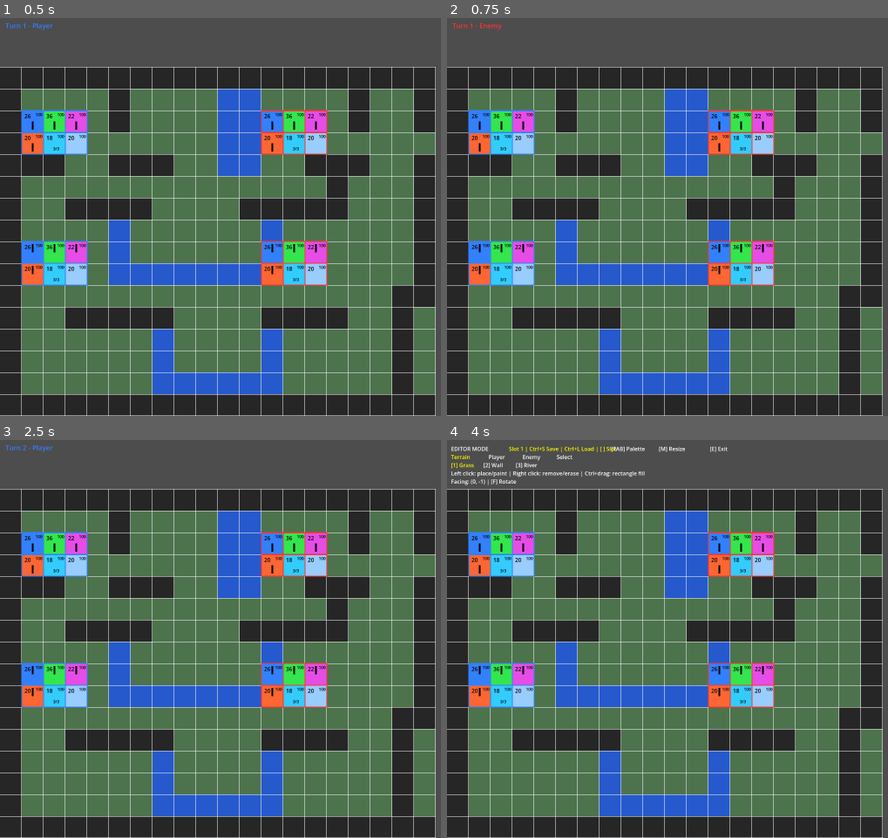
Above: before the commit, frames 1-4 (two rows, left to right).
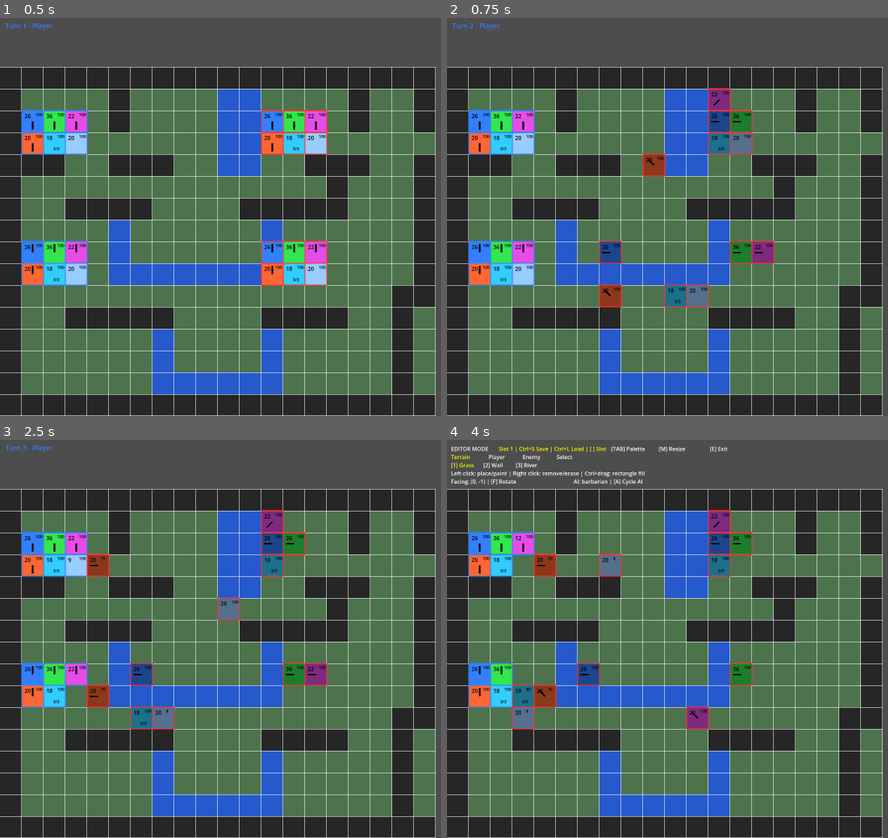
Above: after the commit, the same moments.

Repository: TimeToSolo/Grid-tactics-prototype
Game: Godot game, scene res://main.tscn
Two runs of this game, one before a commit and one after it. Both use one fixed random seed, a clock stepped at 60 frames per second and the inputs below. The project has no main scene, so this scene is started directly.
Inputs (mouse positions are in pixels of both pictures, inside the frame that each line leads up to):
- Up to frame 1 (0.5 s): no input
- Up to frame 2 (0.75 s): tap Enter at 0.5 s; move the mouse to (outside the picture) at 0.52 s; hold Right from 0.53 s (still down); tap T at 0.6 s; click (outside the picture) at 0.67 s
- Up to frame 3 (2.5 s): release Right at 1.25 s; tap Space at 1.25 s; drag from (207, 658) to (313, 718) at 1.27 s; tap Enter at 2, 2.1 s; move the mouse to (418, 551) at 2.02 s; hold Right from 2.03 s (still down); click (418, 551) at 2.17 s; tap T at 2.3 s
- Up to frame 4 (4 s): release Right at 2.75 s; tap Space at 2.75 s; drag from (760, 718) to (588, 579) at 2.77 s; tap Enter at 3.5 s; move the mouse to (outside the picture) at 3.52 s; hold A from 3.53 s (still down); tap E at 3.6 s; click (outside the picture) at 3.67 s; tap T at 3.8 s

Frame 1 is identical in both runs. In frame 2, 5.2% of the frame differs, in the area x 1-75%, y 1-73%; in frame 3, 5.8%; in frame 4, 6.7%, in the area x 11-75%, y 1-73%.

Commit message:
Implement modular AI profiles with barbarian behavior and editor AI assignment

Diff:
--- /dev/null
+++ b/ai_system.gd
@@ -0,0 +1,485 @@
+extends Node
+
+# ==================================================
+# AI SYSTEM
+# ==================================================
+# Handles automated turns for non-player teams.
+#
+# Current supported AI profiles:
+# - barbarian:
+#   - charges nearest enemy
+#   - attacks if possible
+#   - ignores coverage danger
+#
+# Future profiles:
+# - chokepoint_holder
+# - disciplined
+# - cautious_ranged
+# - support
+# - objective_guard
+# ==================================================
+
+
+func take_team_turn(
+	units: Array,
+	team: String,
+	map_data,
+	unit_query,
+	unit_logic,
+	movement_system,
+	action_system,
+	combat_logic,
+	coverage_system,
+	stamina_system
+):
+
+	var unit_ids: Array[int] = []
+
+	for unit in units:
+		if unit["team"] == team and not unit["has_acted"]:
+			unit_ids.append(unit["id"])
+
+	for unit_id in unit_ids:
+
+		var unit_index = unit_query.get_unit_index_by_id(
+			units,
+			unit_id
+		)
+
+		if unit_index == -1:
+			continue
+
+		if units[unit_index]["has_acted"]:
+			continue
+
+		take_unit_turn(
+			units,
+			unit_index,
+			map_data,
+			unit_query,
+			unit_logic,
+			movement_system,
+			action_system,
+			combat_logic,
+			coverage_system,
+			stamina_system
+		)
+
+# =========================
+# Processes one AI unit's turn
+# by dispatching to that unit's
+# assigned AI profile.
+#
+# Team controls allegiance.
+# AI profile controls behavior.
+# =========================
+
+func take_unit_turn(
+	units: Array,
+	unit_index: int,
+	map_data,
+	unit_query,
+	unit_logic,
+	movement_system,
+	action_system,
+	combat_logic,
+	coverage_system,
+	stamina_system
+):
+
+	var ai_profile = "barbarian"
+
+	if units[unit_index].has("ai_profile"):
+		ai_profile = units[unit_index]["ai_profile"]
+
+	match ai_profile:
+
+		"barbarian":
+			process_barbarian_turn(
+				units,
+				unit_index,
+				map_data,
+				unit_query,
+				unit_logic,
+				movement_system,
+				action_system,
+				combat_logic,
+				coverage_system,
+				stamina_system
+			)
+
+		_:
+			process_barbarian_turn(
+				units,
+				unit_index,
+				map_data,
+				unit_query,
+				unit_logic,
+				movement_system,
+				action_system,
+				combat_logic,
+				coverage_system,
+				stamina_system
+			)
+
+# =========================
+# Processes one barbarian AI turn.
+#
+# Barbarian behavior:
+# - finds nearest enemy
+# - attacks immediately if already in range
+# - otherwise charges toward nearest enemy
+# - attacks after moving if possible
+# - faces nearest enemy if no attack is available
+# - ignores coverage danger
+# - does not evaluate overlap
+# =========================
+
+func process_barbarian_turn(
+	units: Array,
+	unit_index: int,
+	map_data,
+	unit_query,
+	unit_logic,
+	_movement_system,
+	_action_system,
+	combat_logic,
+	_coverage_system,
+	stamina_system
+):
+
+	var target_index = get_nearest_enemy(
+		units,
+		unit_index,
+		map_data
+	)
+
+	if target_index == -1:
+		units[unit_index]["has_acted"] = true
+		return
+
+	if try_attack_target(
+		units,
+		unit_index,
+		target_index,
+		map_data,
+		unit_logic,
+		unit_query,
+		combat_logic,
+		stamina_system
+	):
+		return
+
+	var start_pos = units[unit_index]["pos"]
+
+	var destination = get_best_move_toward_target(
+		units,
+		unit_index,
+		target_index,
+		map_data,
+		unit_query
+	)
+
+	var move_direction = Vector2i(
+		sign(destination.x - start_pos.x),
+		sign(destination.y - start_pos.y)
+	)
+
+	var move_distance = map_data.get_grid_distance(
+		start_pos,
+		destination
+	)
+
+	var used_max_movement = (
+		move_distance >= units[unit_index]["move"]
+	)
+
+	units[unit_index]["pos"] = destination
+
+	target_index = get_nearest_enemy(
+		units,
+		unit_index,
+		map_data
+	)
+
+	if target_index != -1:
+
+		if try_attack_target(
+			units,
+			unit_index,
+			target_index,
+			map_data,
+			unit_logic,
+			unit_query,
+			combat_logic,
+			stamina_system
+		):
+			return
+
+	target_index = get_nearest_enemy(
+		units,
+		unit_index,
+		map_data
+	)
+
+	if target_index != -1:
+
+		face_target(
+			units,
+			unit_index,
+			target_index,
+			unit_logic,
+			move_direction,
+			used_max_movement
+		)
+
+	units[unit_index]["has_acted"] = true
+
+# =========================
+# Attempts to attack a target unit.
+#
+# Returns:
+# - true if an attack was performed
+# - false if target is not in range
+# =========================
+
+func try_attack_target(
+	units: Array,
+	attacker_index: int,
+	target_index: int,
+	map_data,
+	unit_logic,
+	unit_query,
+	combat_logic,
+	stamina_system
+) -> bool:
+
+	if attacker_index == -1:
+		return false
+
+	if target_index == -1:
+		return false
+
+	var attacker = units[attacker_index]
+	var target = units[target_index]
+
+	var attack_tiles: Array[Vector2i] = []
+
+	if attacker["class"] == "healer":
+
+		attack_tiles = unit_logic.get_adjacent_choice_tiles(
+			attacker["pos"],
+			map_data
+		)
+
+	else:
+
+		attack_tiles = unit_logic.get_attack_choice_tiles(
+			attacker["pos"],
+			attacker["class"],
+			map_data
+		)
+
+	if not attack_tiles.has(target["pos"]):
+		return false
+
+	var attack_direction = target["pos"] - attacker["pos"]
+
+	attack_direction = Vector2i(
+		sign(attack_direction.x),
+		sign(attack_direction.y)
+	)
+
+	attacker["facing"] = attack_direction
+
+	var target_died = combat_logic.resolve_attack(
+		attacker,
+		target
+	)
+
+	stamina_system.spend_attack_stamina(
+		units,
+		attacker_index
+	)
+
+	attacker["has_acted"] = true
+
+	if target_died:
+		units.remove_at(target_index)
+
+	return true
+
+# =========================
+# Returns the nearest enemy unit index
+# relative to the given unit.
+#
+# Distance uses grid distance only.
+#
+# Returns:
+# - enemy unit index
+# - or -1 if no enemies exist
+# =========================
+
+func get_nearest_enemy(
+	units: Array,
+	unit_index: int,
+	map_data
+) -> int:
+
+	var best_index = -1
+	var best_distance = 999999
+
+	var unit_team = units[unit_index]["team"]
+	var unit_pos = units[unit_index]["pos"]
+
+	for i in range(units.size()):
+
+		if i == unit_index:
+			continue
+
+		if units[i]["team"] == unit_team:
+			continue
+
+		var distance = map_data.get_grid_distance(
+			unit_pos,
+			units[i]["pos"]
+		)
+
+		if distance < best_distance:
+			best_distance = distance
+			best_index = i
+
+	return best_index
+
+# =========================
+# Returns the best reachable tile
+# for moving toward a target.
+#
+# Primary goal:
+# - minimize distance to target
+#
+# Tie-breaker:
+# - prefer movement that matches the
+#   target direction ratio
+#
+# Returns:
+# - selected destination tile
+# =========================
+
+func get_best_move_toward_target(
+	units: Array,
+	unit_index: int,
+	target_index: int,
+	map_data,
+	unit_query
+) -> Vector2i:
+
+	var unit = units[unit_index]
+	var target = units[target_index]
+
+	var move_tiles = map_data.get_move_range(
+		unit["pos"],
+		unit["move"],
+		unit_query.get_all_occupied_tiles_except_unit(
+			units,
+			unit_index
+		)
+	)
+
+	var best_tile = unit["pos"]
+	var best_distance = map_data.get_grid_distance(
+		unit["pos"],
+		target["pos"]
+	)
+	var best_alignment_score = 999999
+
+	var total_dx = abs(target["pos"].x - unit["pos"].x)
+	var total_dy = abs(target["pos"].y - unit["pos"].y)
+
+	for tile in move_tiles:
+
+		var distance = map_data.get_grid_distance(
+			tile,
+			target["pos"]
+		)
+
+		var moved_dx = abs(tile.x - unit["pos"].x)
+		var moved_dy = abs(tile.y - unit["pos"].y)
+
+		var alignment_score = abs(
+			(moved_dx * total_dy)
+			- (moved_dy * total_dx)
+		)
+
+		if (
+			distance < best_distance
+			or (
+				distance == best_distance
+				and alignment_score < best_alignment_score
+			)
+		):
+			best_distance = distance
+			best_alignment_score = alignment_score
+			best_tile = tile
+
+	return best_tile
+
+# =========================
+# Faces a unit toward a target unit.
+#
+# Respects movement-based facing limits.
+#
+# Used when an AI unit waits after moving
+# without attacking, so its coverage points
+# toward the nearest enemy.
+# =========================
+
+func face_target(
+	units: Array,
+	unit_index: int,
+	target_index: int,
+	unit_logic,
+	move_direction: Vector2i,
+	used_max_movement: bool
+):
+
+	if unit_index == -1:
+		return
+
+	if target_index == -1:
+		return
+
+	if unit_index >= units.size():
+		return
+
+	if target_index >= units.size():
+		return
+
+	var desired_direction = (
+		units[target_index]["pos"]
+		- units[unit_index]["pos"]
+	)
+
+	desired_direction = Vector2i(
+		sign(desired_direction.x),
+		sign(desired_direction.y)
+	)
+
+	var allowed_dirs: Array[Vector2i]
+
+	if used_max_movement:
+
+		allowed_dirs = unit_logic.get_limited_facing_dirs(
+			move_direction
+		)
+
+	else:
+
+		allowed_dirs = unit_logic.get_all_facing_dirs()
+
+	if allowed_dirs.has(desired_direction):
+
+		units[unit_index]["facing"] = desired_direction
+		return
+
+	units[unit_index]["facing"] = allowed_dirs[0]
--- a/editor_system.gd
+++ b/editor_system.gd
@@ -75,6 +75,8 @@
 # Places a unit at a cell.
 #
 # Uses UnitData templates.
+# Also assigns the unit's AI profile
+# for automated behavior.
 # =========================
 
 func place_unit(
@@ -85,7 +87,8 @@
 	cell: Vector2i,
 	unit_class: String,
 	team: String,
-	facing: Vector2i
+	facing: Vector2i,
+	ai_profile: String = "barbarian"
 ):
 
 	if not map_data.is_inside_grid(cell):
@@ -104,7 +107,8 @@
 		unit_class,
 		team,
 		cell,
-		facing
+		facing,
+		ai_profile
 	)
 
 	units.append(unit)
--- a/main.gd
+++ b/main.gd
@@ -26,6 +26,7 @@
 
 @onready var action_query = $ActionQuery
 @onready var action_system = $ActionSystem
+@onready var ai_system = $AISystem
 @onready var battle_setup = $BattleSetup
 @onready var combat_logic = $CombatLogic
 @onready var coverage_system = $CoverageSystem
@@ -151,6 +152,41 @@
 # Total available quick-save slots.
 const MAX_EDITOR_MAP_SLOTS = 9
 
+# AI profile assigned to newly placed editor units.
+var selected_editor_ai_profile := "barbarian"
+
+var editor_ai_profiles = [
+	"barbarian",
+	"chokepoint_holder",
+	"disciplined",
+	"cautious_ranged",
+	"support",
+	"objective_guard"
+]
+
+# =========================
+# Cycles the AI profile used
+# when placing units in editor mode.
+# =========================
+
+func cycle_editor_ai_profile():
+
+	var current_index = editor_ai_profiles.find(
+		selected_editor_ai_profile
+	)
+
+	if current_index == -1:
+		selected_editor_ai_profile = editor_ai_profiles[0]
+		return
+
+	var next_index = (
+		current_index + 1
+	) % editor_ai_profiles.size()
+
+	selected_editor_ai_profile = editor_ai_profiles[next_index]
+
+	queue_redraw()
+
 # =========================
 # Returns current editor map path.
 # =========================
@@ -506,7 +542,7 @@
 
 	draw_string(
 		ThemeDB.fallback_font,
-		Vector2(x + 170, top_y),
+		Vector2(x + 140, top_y),
 		"Slot " + str(editor_map_slot) + " | Ctrl+S Save | Ctrl+L Load | [ ] Slot",
 		HORIZONTAL_ALIGNMENT_LEFT,
 		-1,
@@ -707,12 +743,32 @@
 			Color.WHITE
 		)
 
-		var facing_text = "Facing: " + str(selected_editor_facing) + " | [F] Rotate"
+		var facing_text = (
+			"Facing: "
+			+ str(selected_editor_facing)
+			+ " | [F] Rotate"
+		)
 
 		draw_string(
 			ThemeDB.fallback_font,
 			Vector2(x, facing_y),
 			facing_text,
+			HORIZONTAL_ALIGNMENT_LEFT,
+			-1,
+			font_size,
+			Color.WHITE
+		)
+
+		var ai_text = (
+			"AI: "
+			+ selected_editor_ai_profile
+			+ " | [A] Cycle AI"
+		)
+
+		draw_string(
+			ThemeDB.fallback_font,
+			Vector2(x + 360, facing_y),
+			ai_text,
 			HORIZONTAL_ALIGNMENT_LEFT,
 			-1,
 			font_size,
@@ -1155,6 +1211,10 @@
 
 	match event.keycode:
 
+		KEY_A:
+			if editor_mode:
+				cycle_editor_ai_profile()
+
 		KEY_E:
 			editor_mode = !editor_mode
 
@@ -1280,6 +1340,7 @@
 	inspected_unit_id = -1
 
 	queue_redraw()
+	process_ai_turn_if_needed()
 
 
 # =========================
@@ -1519,7 +1580,8 @@
 				clicked_cell,
 				selected_editor_unit_class,
 				"player",
-				selected_editor_facing
+				selected_editor_facing,
+				selected_editor_ai_profile
 			)
 
 		elif editor_palette == "enemy_unit":
@@ -1532,7 +1594,8 @@
 				clicked_cell,
 				selected_editor_unit_class,
 				"enemy",
-				selected_editor_facing
+				selected_editor_facing,
+				selected_editor_ai_profile
 			)
 
 		queue_redraw()
@@ -2136,3 +2199,42 @@
 			best_distance_squared = distance_squared
 
 	return best_distance_squared
+
+# =========================
+# Processes the current team's AI turn
+# if the active team is not player-controlled.
+#
+# After AI actions complete:
+# - advances turn flow
+# - updates turn counter
+# - clears selection/inspection state
+# - refreshes the display
+# =========================
+
+func process_ai_turn_if_needed():
+
+	if turn_manager.current_team == "player":
+		return
+
+	ai_system.take_team_turn(
+		units,
+		turn_manager.current_team,
+		map_data,
+		unit_query,
+		unit_logic,
+		movement_system,
+		action_system,
+		combat_logic,
+		coverage_system,
+		stamina_system
+	)
+
+	turn_manager.end_turn(units)
+
+	if turn_manager.current_team == "player":
+		turn_number += 1
+
+	clear_selection()
+	inspected_unit_id = -1
+
+	queue_redraw()
--- a/main.tscn
+++ b/main.tscn
@@ -20,6 +20,7 @@
 [ext_resource type="Script" uid="uid://bth32tvcgqp75" path="res://path_preview_system.gd" id="18_074og"]
 [ext_resource type="Script" uid="uid://nttnhly4fbm2" path="res://editor_system.gd" id="19_cegan"]
 [ext_resource type="Script" uid="uid://dikivmag3p7lf" path="res://map_serializer.gd" id="20_82xsv"]
+[ext_resource type="Script" uid="uid://d2r7naq6y7lrm" path="res://ai_system.gd" id="21_getpj"]
 
 [node name="Main" type="Node2D" unique_id=370152938]
 script = ExtResource("1_ig7tw")
@@ -80,3 +81,6 @@
 
 [node name="MapSerializer" type="Node" parent="." unique_id=1060888428]
 script = ExtResource("20_82xsv")
+
+[node name="AISystem" type="Node" parent="." unique_id=1945847079]
+script = ExtResource("21_getpj")
--- a/unit_data.gd
+++ b/unit_data.gd
@@ -101,7 +101,8 @@
 	unit_class: String,
 	team: String,
 	pos: Vector2i,
-	facing: Vector2i
+	facing: Vector2i,
+	ai_profile: String = "barbarian"
 ) -> Dictionary:
 
 	var template = unit_templates[unit_class]
@@ -114,6 +115,7 @@
 
 		"class": unit_class,
 		"team": team,
+		"ai_profile": ai_profile,
 
 		"reaction_used": false,
 		"has_acted": false,
--- a/unit_query.gd
+++ b/unit_query.gd
@@ -153,3 +153,28 @@
 			return i
 
 	return -1
+
+# =========================
+# Returns all occupied tiles except
+# the selected unit's current tile.
+#
+# Used by movement systems that should
+# prevent stacking with any unit,
+# regardless of team.
+# =========================
+
+func get_all_occupied_tiles_except_unit(
+	units: Array,
+	unit_index: int
+) -> Array[Vector2i]:
+
+	var occupied: Array[Vector2i] = []
+
+	for i in range(units.size()):
+
+		if i == unit_index:
+			continue
+
+		occupied.append(units[i]["pos"])
+
+	return occupied
Not shown, added: ai_system.gd.uid
